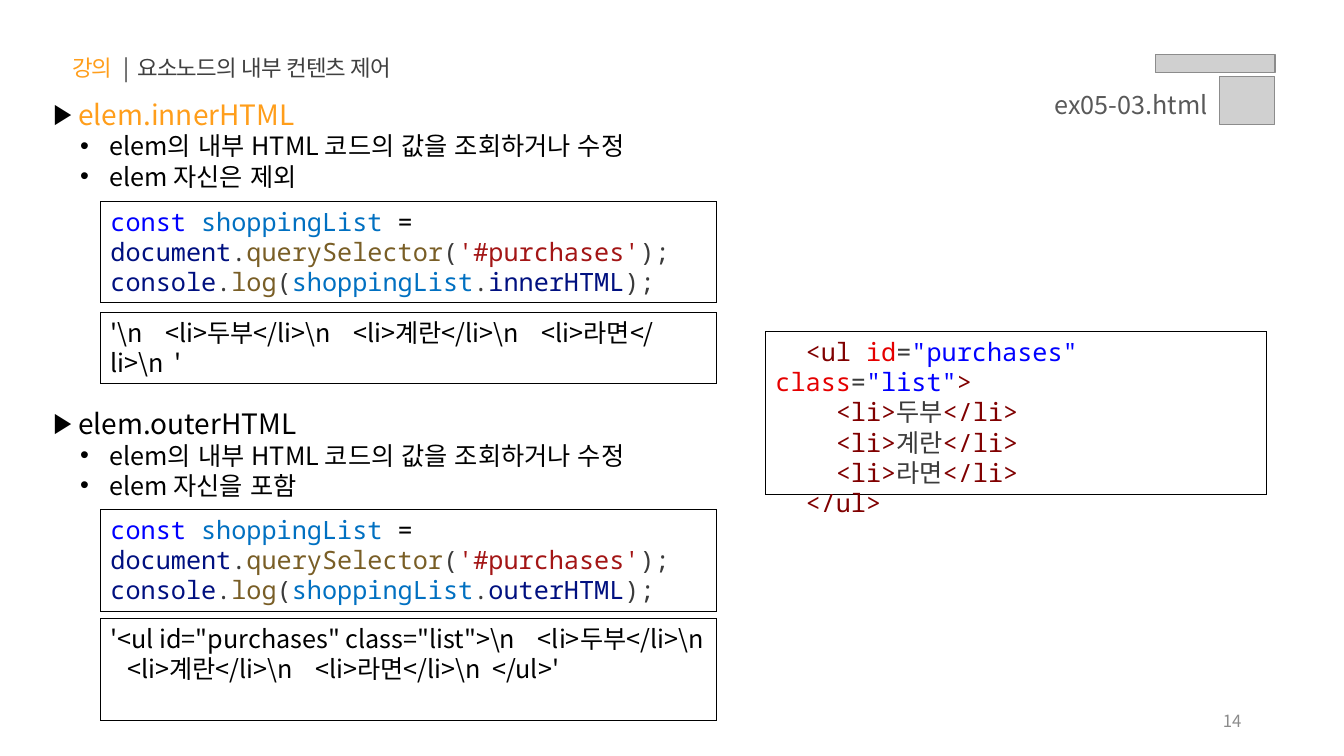
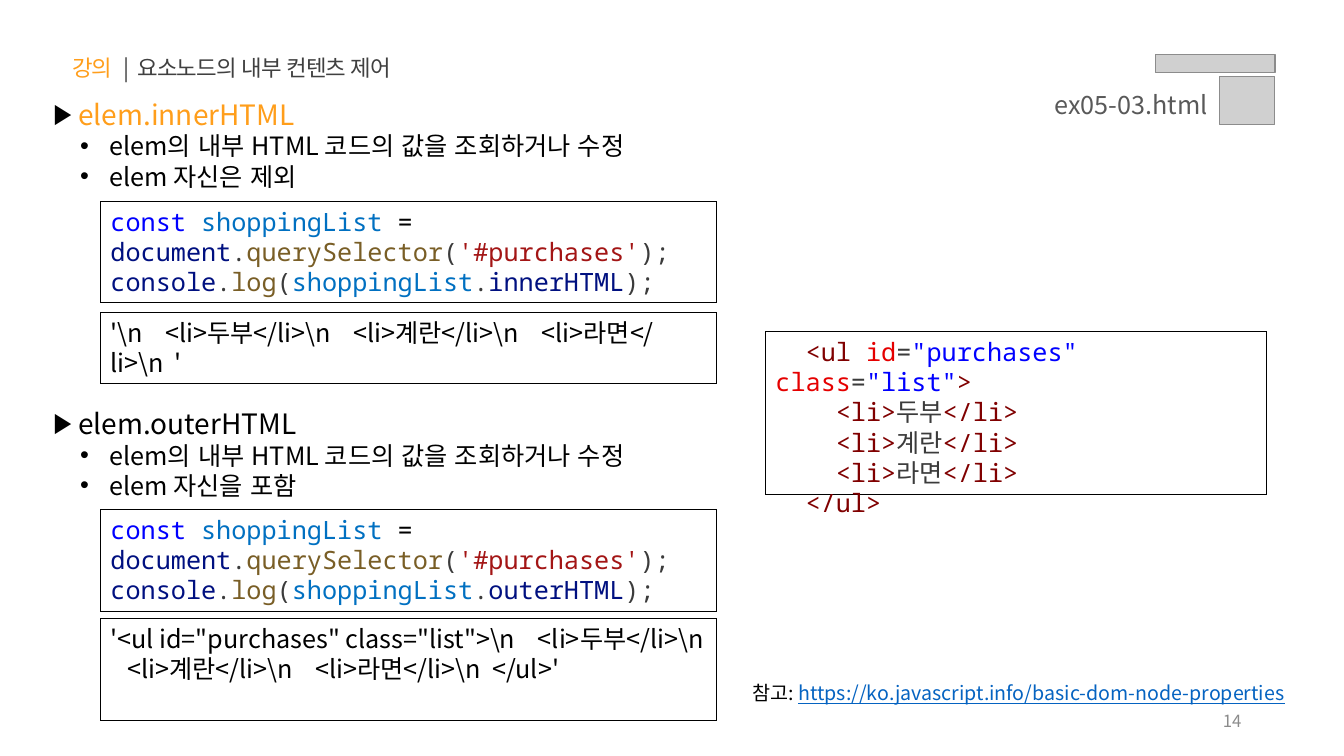
Before and after one commit to yebin-jeong/learn-js, a slide deck: slide 14 of PPT/05.자바스크립트 - 클라이언트 사이드(Event, DOM, Ajax, Web APIs).pptx. Drawn at 1344x756 pixels with LibreOffice and Linux fonts; fonts in the diff are those of the drawing; grey boxes stand for pictures. Boxes give left, top, right and bottom in pixels: in the first picture for what was removed or moved away, otherwise in the second. Text is boxed around its words. In the diff, an @@ line names an element or a change of style, - is before the commit and + after.

```diff
--- a/PPT/05.자바스크립트 - 클라이언트 사이드(Event, DOM, Ajax, Web APIs).pptx
+++ b/PPT/05.자바스크립트 - 클라이언트 사이드(Event, DOM, Ajax, Web APIs).pptx
@@ text added at (752,683,1284,705), 14 pt, text #0563C1, underline @@
+참고: https://ko.javascript.info/basic-dom-node-properties
```
Also in this commit, not shown: 32 other slides changed.
